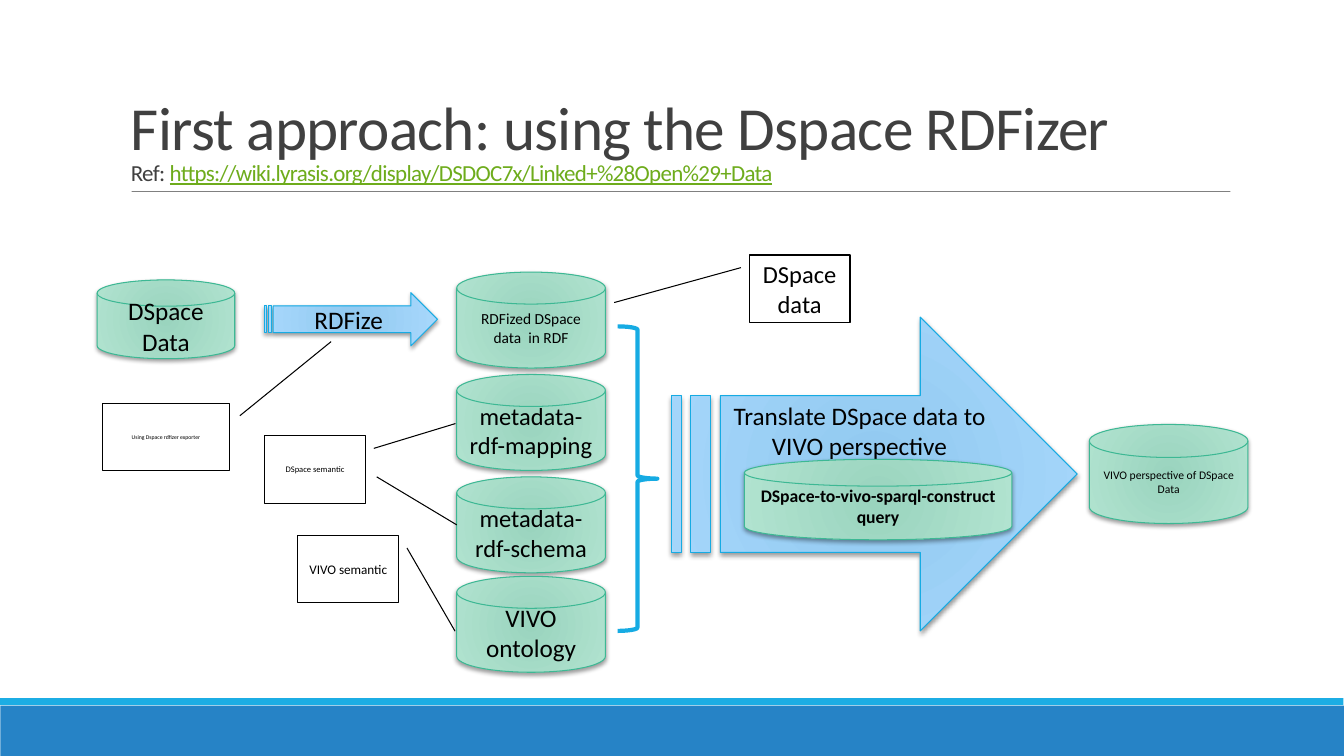
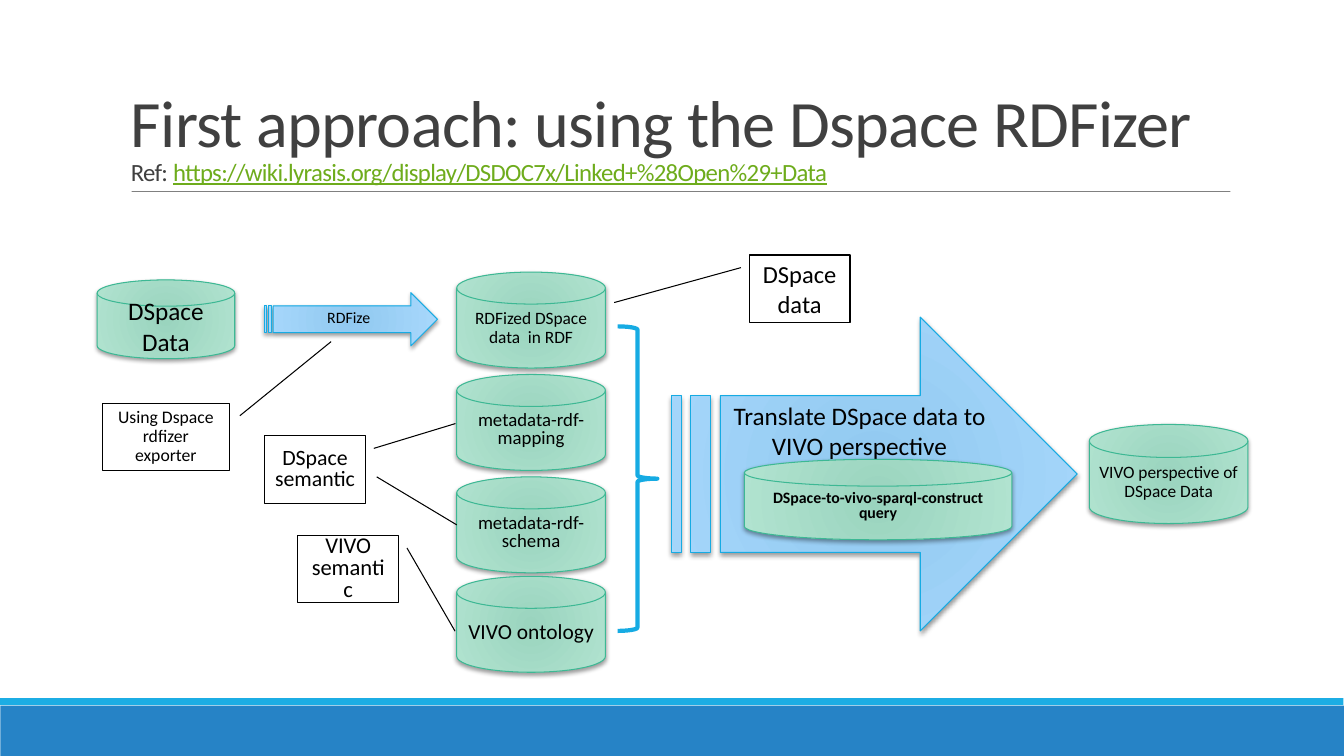
Before and after one commit to vivo-community/DSpace-VIVO, a slide deck: slide 3 of releng/org.vivoweb.dspacevivo.model.conceptual/Architectural Plan.pptx. Drawn at 1344x756 pixels with LibreOffice and Linux fonts; fonts in the diff are those of the drawing. Boxes give left, top, right and bottom in pixels: in the first picture for what was removed or moved away, otherwise in the second. Text is boxed around its words. In the diff, an @@ line names an element or a change of style, - is before the commit and + after.

Commit message:
Architecture uptdate - inclusion of DSpace Data Mediator proposal -

```diff
--- a/releng/org.vivoweb.dspacevivo.model.conceptual/Architectural Plan.pptx
+++ b/releng/org.vivoweb.dspacevivo.model.conceptual/Architectural Plan.pptx
@@ text "First approach: using the Dspace ..." at (131,101,1192,186): size 43.7 to 47.3 pt in "First approach: using the Dspace RDFizer"; size 16.4 to 17.7 pt in "Ref: https://wiki.lyrasis.org/display/DSDOC7x/Linked+%28Open ..." @@
@@ striped right arrow "RDFize" at (265,292,438,346): size 18 to 11.2 pt; line spacing 1 to 0.8 @@
@@ cylinder "RDFized DSpace data in RDF" at (457,272,606,368): size 11 to 12.3 pt; line spacing 1 to 0.9 @@
@@ cylinder "metadata-rdf-mapping" at (457,375,606,471): size 17.5 to 13.4 pt; line spacing 1 to 0.8 @@
@@ border callout "Using Dspace rdfizer exporter" at (103,403,230,471): size 4.1 to 12.6 pt; line spacing 1 to 0.9 @@
@@ border callout "DSpace semantic" at (265,436,366,503): size 6.1 to 15.6 pt; line spacing 1 to 0.8 @@
@@ cylinder "VIVO perspective of DSpace Data" at (1090,424,1248,523): size 8.3 to 12.3 pt; line spacing 1 to 0.9 @@
@@ cylinder "metadata-rdf-schema" at (457,477,606,573): size 17.5 to 13.4 pt; line spacing 1 to 0.8 @@
@@ cylinder "DSpace-to-vivo-sparql-construct query" at (744,460,1011,540): size 12.6 to 11.2 pt; line spacing 1 to 0.8 @@
@@ border callout "VIVO semantic" at (298,535,399,603): size 9.4 to 16.1 pt; line spacing 1 to 0.8 @@
@@ cylinder "VIVO ontology" at (457,577,606,673): size 18 to 15.3 pt; line spacing 1 to 0.9 @@
```
Also in this commit, not shown: 9 other slides changed, 1 slide added.
